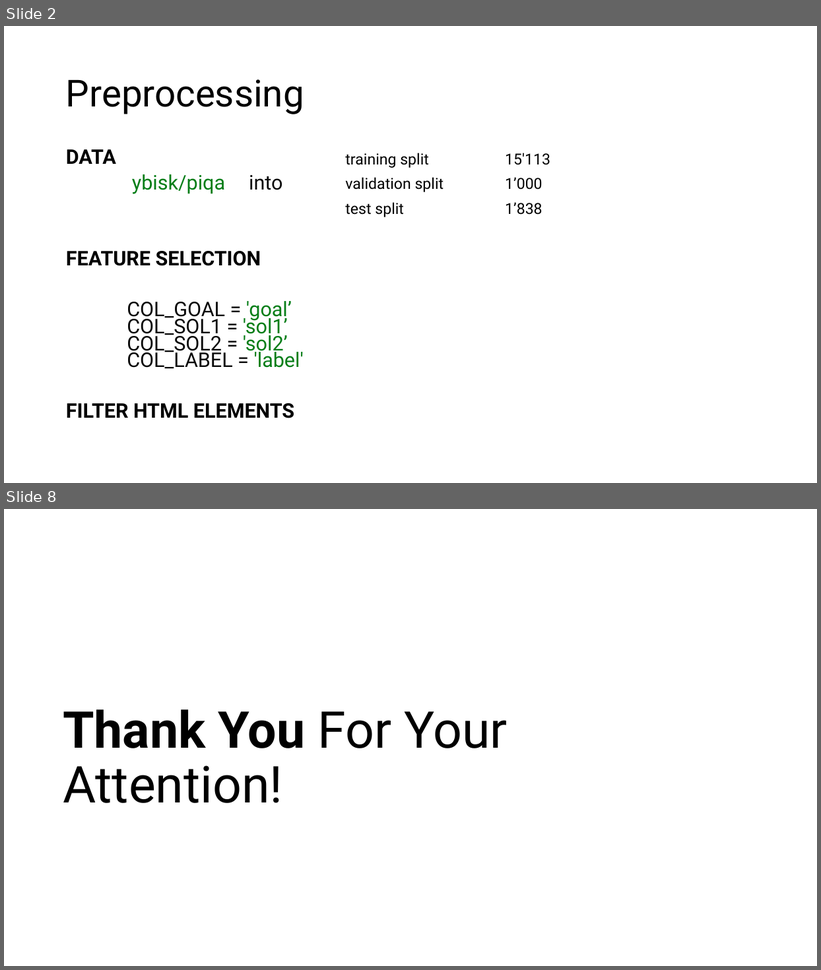
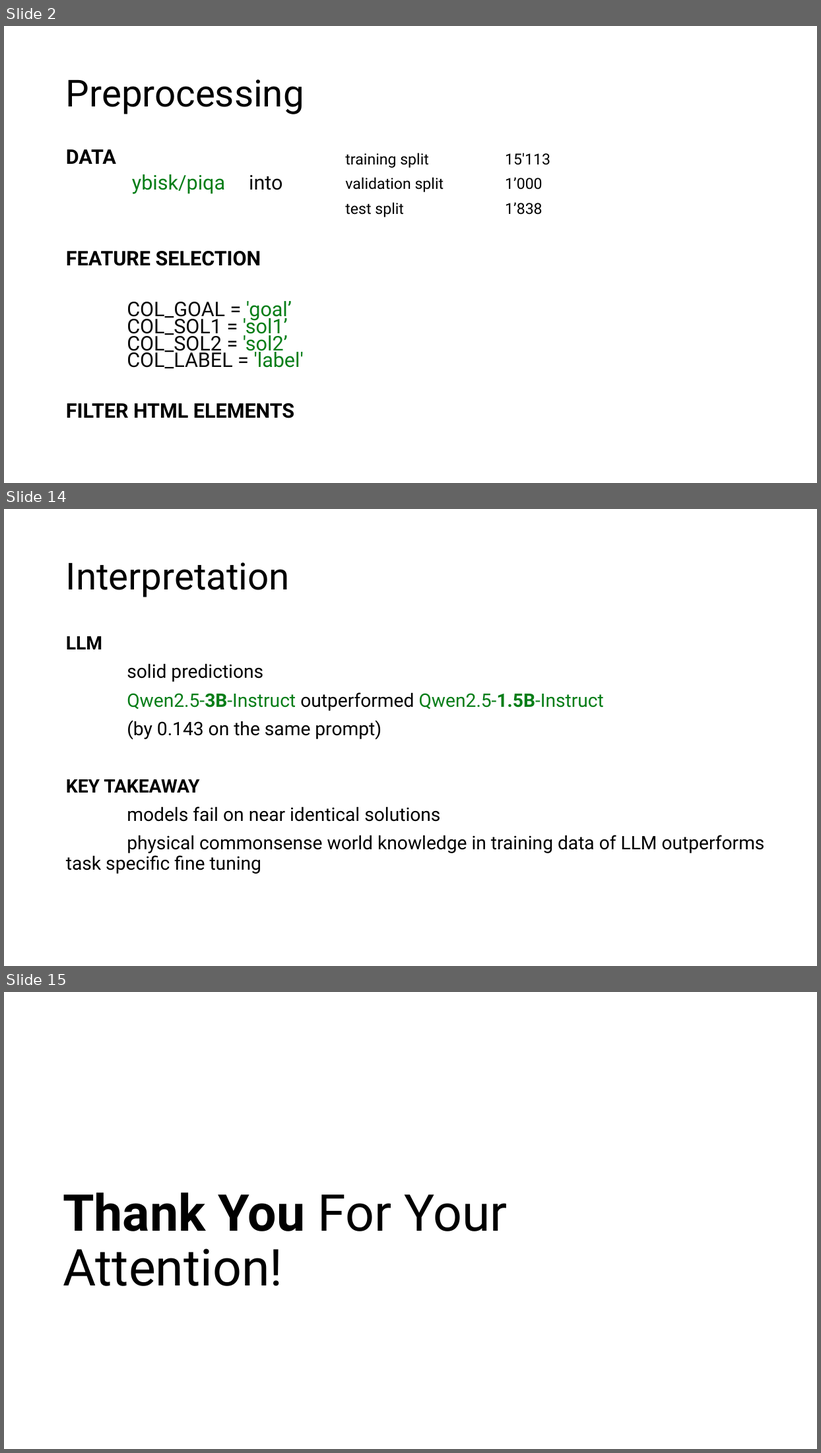
Before and after one commit to saegii/nlp, a slide deck: projects/slides/nlp-project2-presentation.pptx. Shown one above the other, each under a label of ours: slides 2 and 8 before the commit, slides 2, 14 and 15 after it; the slides between them are not shown. The pictures are 821x970 and 821x1453 pixels, drawn with LibreOffice and Linux fonts; fonts in the diff are those of the drawing. Boxes give left, top, right and bottom in pixels: in the first picture for what was removed or moved away, otherwise in the second. Text is boxed around its words. In the diff, an @@ line names an element or a change of style, - is before the commit and + after.

```diff
--- a/projects/slides/nlp-project2-presentation.pptx
+++ b/projects/slides/nlp-project2-presentation.pptx
@@ slide 14 added at box(4, 509, 817, 966), background #FFFFFF @@
@@ title added at box(66, 562, 290, 597), 44 pt, text #000000 @@
+Interpretation
@@ text added at box(66, 636, 765, 874), 22 pt, text #000000 @@
+LLM
+solid predictions
+Qwen2.5-3B-Instruct outperformed Qwen2.5-1.5B-Instruct
+(by 0.143 on the same prompt)
+KEY TAKEAWAY
+models fail on near identical solutions
+physical commonsense world knowledge in training data of LLM outperforms task specific fine tuning
@@ what was slide 8 is now slide 15 @@
```
Also in this commit, not shown: 3 slides changed, 9 other slides added, 3 slides removed, 1 other file.
